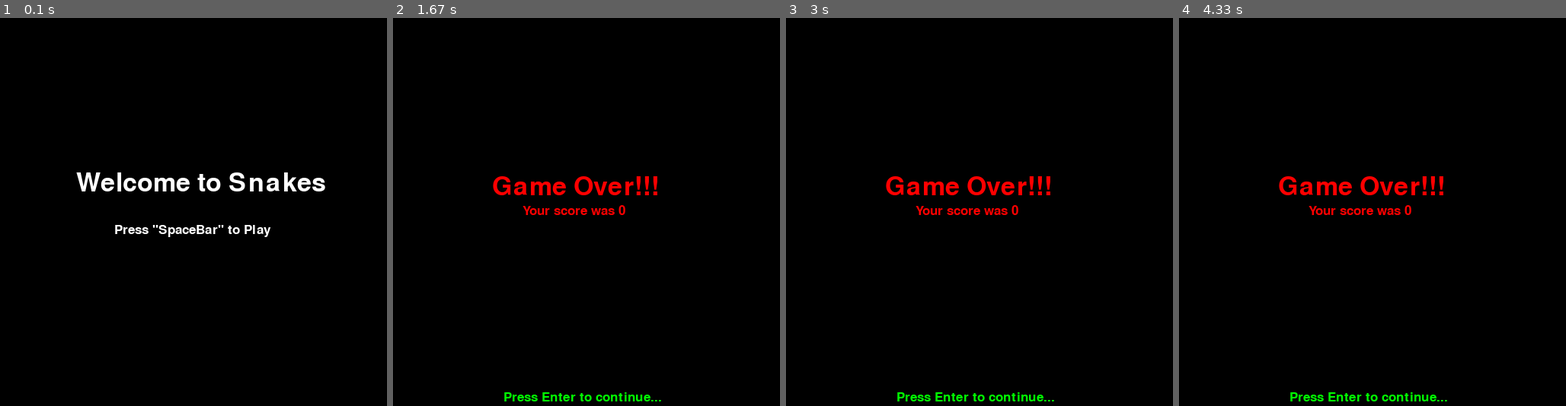
Above: before the commit, frames 1-4 (left to right).
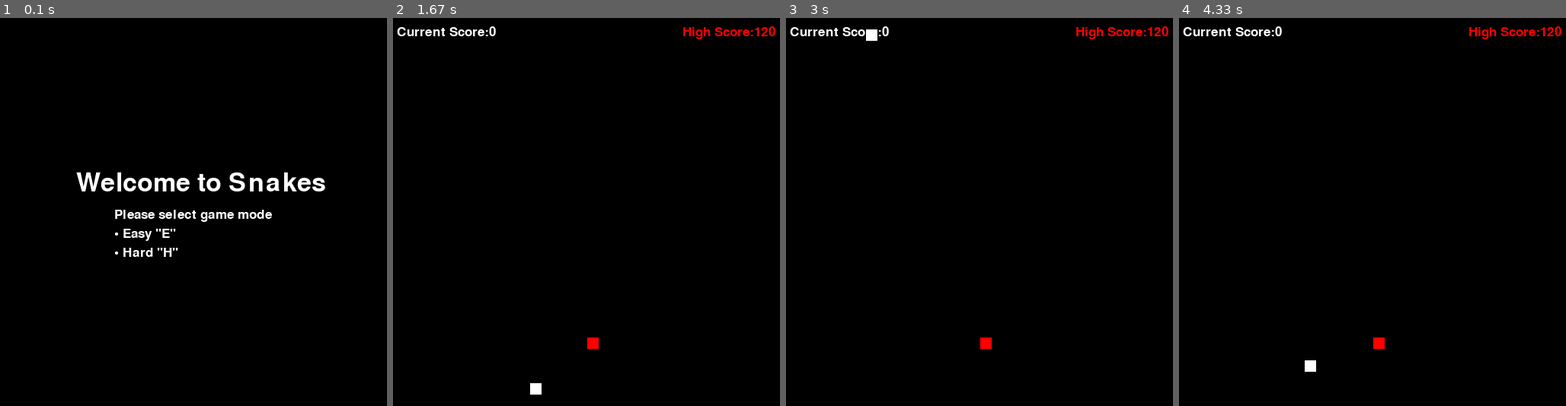
Above: after the commit, the same moments.

Repository: AmanMatrix/Snake-Game-using-pygame
Game: pygame game, started from snakeGame.py
Two runs of this game, one before a commit and one after it. Both use one fixed random seed, a clock stepped at 60 frames per second and the inputs below.
Inputs:
- Up to frame 1 (0.1 s): no input
- Up to frame 2 (1.67 s): tap Space at 0.33, 0.73, 1.03, 1.23, 1.57 s; hold Right 0.67-1.13 s; hold Up 1.17-1.47 s; hold Right from 1.5 s (still down)
- Up to frame 3 (3 s): tap Space at 1.87, 2.07, 2.37, 2.63, 2.97 s; release Right at 1.97 s; hold Left 2-2.53 s; hold Down 2.57-2.87 s; hold Left from 2.9 s (still down)
- Up to frame 4 (4.33 s): release Left at 3.3 s; hold Up 3.33-3.7 s; tap Space at 3.4, 3.8, 4.1 s; hold Right from 3.73 s (still down)

The runs differ from the first frame. In frame 1, 1.3% of the frame differs, in the area x 29-71%, y 49-62%; in frame 2, 2.5%, in the area x 0-99%, y 2-99%; in frame 3, 2.4%; in frame 4, 2.5%.

Commit message:
Minor updates

Diff:
--- /dev/null
+++ b/hiscore.txt
@@ -0,0 +1 @@
+120
--- a/snakeGame.py
+++ b/snakeGame.py
@@ -14,15 +14,15 @@
 snakeSize = grid_size
 
 fps = 15
-
+game_mode = False  # False for easy mode and True for hard mode
 
 # Score window and text
-def scoreWindow(text, color, x, y, size):
+def textWindow(text, color, x, y, size):
     font = pygame.font.SysFont(None, size)
     screen_text = font.render(text, True, color)
     gameWindow.blit(screen_text, [x, y])
 
-#Snake length and specifications
+# Snake length and specifications
 def plotSnake(gameWindow, color, snakeList, snakeSize):
     for x, y in snakeList:
         pygame.draw.rect(gameWindow, color, [x, y, snakeSize, snakeSize])
@@ -32,9 +32,9 @@
 black = (0, 0, 0)
 white = (255, 255, 255)
 red = (255, 0, 0)
-blue=(0,0,255)
-
-#Game clock
+blue = (0, 0, 255)
+
+# Game clock
 clock = pygame.time.Clock()
 
 # Game window initialization
@@ -43,19 +43,34 @@
 pygame.display.set_caption('Snake Game')
 pygame.display.update()
 
-#Welcome screen
+# Welcome screen
 def welcome():
-    exit_game=False
+    global game_mode
+    exit_game = False
+    gameWindow.fill(black)
+    textWindow("Welcome to Snakes", white, 100, 200, 50)
+    textWindow('Please select game mode', white, 150, 250, 25)
+    textWindow('• Easy "E"', white, 150, 275, 25)
+    textWindow('• Hard "H"', white, 150, 300, 25)
+
     while not exit_game:
-        gameWindow.fill(black)
-        scoreWindow("Welcome to Snakes",white,100,200,50)
-        scoreWindow('Press "SpaceBar" to Play',white,150,270,25)
         for event in pygame.event.get():
             if event.type == pygame.QUIT:
-                    exit_game = True
-                    pygame.quit()
-                    quit()
+                exit_game = True
+                pygame.quit()
+                quit()
             if event.type == pygame.KEYDOWN:
+                if event.key == pygame.K_e:
+                    gameWindow.fill(black)
+                    textWindow("Welcome to Snakes", white, 100, 200, 50)
+                    textWindow('Press "SpaceBar" to Play', white, 150, 270, 25)
+
+                    game_mode = False
+                if event.key == pygame.K_h:
+                    gameWindow.fill(black)
+                    textWindow("Welcome to Snakes", white, 100, 200, 50)
+                    textWindow('Press "SpaceBar" to Play', white, 150, 270, 25)
+                    game_mode = True
                 if event.key == pygame.K_SPACE:
                     gameLoop()
             pygame.display.update()
@@ -80,17 +95,21 @@
     snakeLen = 1
 
     score = 0
+    with open("hiscore.txt", "r") as f:
+        hiscore = f.read()
 
     while not exit_game:
-        #Game over criteria
+        # Game over criteria
         if game_over:
+            with open("hiscore.txt", "w") as f:
+                f.write(str(hiscore))
             gameWindow.fill(black)
-            scoreWindow(f'Game Over!!!', (255, 0, 0),
-                        (screen_width/2)-125, (screen_height/2)-50, 50)
-            scoreWindow(f'Your score was {score}', (255, 0, 0),
-                        (screen_width/2)-85, (screen_height/2)-10, 25)
-            scoreWindow("Press Enter to continue...", (0, 255, 0),
-                        (screen_width/2)-110, screen_height-20, 25)
+            textWindow(f'Game Over!!!', (255, 0, 0),
+                       (screen_width/2)-125, (screen_height/2)-50, 50)
+            textWindow(f'Your score was {score}', (255, 0, 0),
+                       (screen_width/2)-85, (screen_height/2)-10, 25)
+            textWindow("Press Enter to continue...", (0, 255, 0),
+                       (screen_width/2)-110, screen_height-20, 25)
 
             for event in pygame.event.get():
                 if event.type == pygame.QUIT:
@@ -100,36 +119,24 @@
                     if event.key == pygame.K_RETURN:
                         welcome()
         else:
-            #In-game movement
+            # In-game movement
             for event in pygame.event.get():
                 if event.type == pygame.QUIT:
                     exit_game = True
 
                 if event.type == pygame.KEYDOWN:
-                    if event.key == pygame.K_d:
-                        velocityX = initVelocity
-                        velocityY = 0
                     if event.key == pygame.K_RIGHT:
                         velocityX = initVelocity
                         velocityY = 0
 
-                    if event.key == pygame.K_a:
-                        velocityX = - 1 * initVelocity
-                        velocityY = 0
                     if event.key == pygame.K_LEFT:
                         velocityX = - 1 * initVelocity
                         velocityY = 0
 
-                    if event.key == pygame.K_w:
-                        velocityY = - 1 * initVelocity
-                        velocityX = 0
                     if event.key == pygame.K_UP:
                         velocityY = - 1 * initVelocity
                         velocityX = 0
 
-                    if event.key == pygame.K_s:
-                        velocityY = initVelocity
-                        velocityX = 0
                     if event.key == pygame.K_DOWN:
                         velocityY = initVelocity
                         velocityX = 0
@@ -137,16 +144,18 @@
             snakeY += velocityY
             snakeX += velocityX
 
-            #Food position and length,score update
+            # Food position and length,score update
             if snakeX == foodX and snakeY == foodY:
-                score += 1
-                snakeLen += 1
+                score += 10
+                snakeLen += 3
                 foodX = grid_size*random.randint(1, (screen_width/grid_size)-1)
                 foodY = grid_size * \
-                    random.randint(1, (screen_height/grid_size)-1)
-
+                    random.randint(10, (screen_height/grid_size)-1)
+                if score > int(hiscore):
+                    hiscore = score
             gameWindow.fill(black)
-            scoreWindow(f"Score:{score}", white, 5, 5, 25)
+            textWindow(f"Current Score:{score}", white, 5, 10, 25)
+            textWindow(f"High Score:{hiscore}", red, 380, 10, 25)
 
             head = []
             head.append(snakeX)
@@ -156,34 +165,30 @@
             if len(snakeList) > snakeLen:
                 del snakeList[0]
 
-            #Snake overlapping on itself(Game Over)
+            # Snake overlapping on itself(Game Over)
             if head in snakeList[:-1]:
                 game_over = True
-
-            #Snake Moving out of screen (hard mode)
-            if snakeX <= 0 or snakeX >= screen_width or snakeY <= 0 or snakeY >= screen_height:
-               game_over =True
-
-
-            # #Snake Moving out of screen (easy mode)
-            # if snakeX < 0:
-            #     snakeX = (screen_width + snakeX) + grid_size
-            #     snakeY = snakeY
-
-            # if snakeX > screen_width:
-            #     snakeX = (snakeX - screen_width) - 2*grid_size
-            #     snakeY = snakeY
-
-            # if snakeY < 0:
-            #     snakeY = (screen_width + snakeY) + grid_size
-            #     snakeX = snakeX
-
-            # if snakeY > screen_height:
-            #     snakeY = (snakeY - screen_width) - 2*grid_size
-            #     snakeX = snakeX
-
-
-
+            if game_mode == False:  # Easy Mode
+                # Snake Moving out of screen
+                if snakeX < 0:
+                    snakeX = (screen_width + snakeX) + grid_size
+                    snakeY = snakeY
+
+                if snakeX > screen_width:
+                    snakeX = (snakeX - screen_width) - 2*grid_size
+                    snakeY = snakeY
+
+                if snakeY < 0:
+                    snakeY = (screen_width + snakeY) + grid_size
+                    snakeX = snakeX
+
+                if snakeY > screen_height:
+                    snakeY = (snakeY - screen_width) - 2*grid_size
+                    snakeX = snakeX
+
+            elif game_mode == True:  # Hard Mode
+                if snakeX <= 0 or snakeX >= screen_width or snakeY <= 0 or snakeY >= screen_height:
+                    game_over = True
             # Position of snake
             plotSnake(gameWindow, white, snakeList, snakeSize)
 
